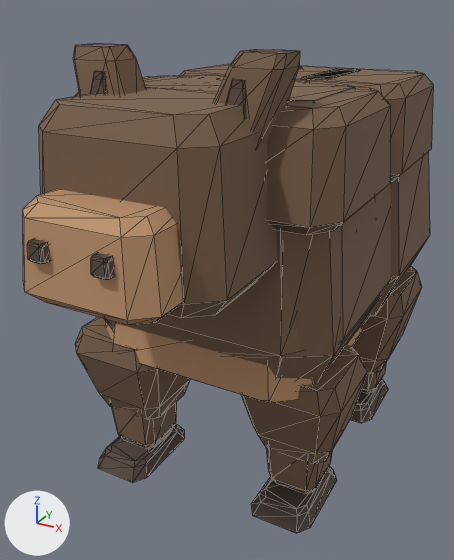
Two versions of the glTF model assets/blockvarlden/actors/bjorn.glb, one commit apart.
The view is the same before and after, from a camera (50 mm lens) standing at (0.87, -1.893, 1.482) and looking at (-0.047, -0.226, 0.648). The lights are fixed; the arrows at lower left show +X, +Y and +Z. The older version comes first. Mesh edges are drawn as thin lines. Vertices at exactly the same position are counted once.

Objects in the first picture: 'bjorn färgytor'.
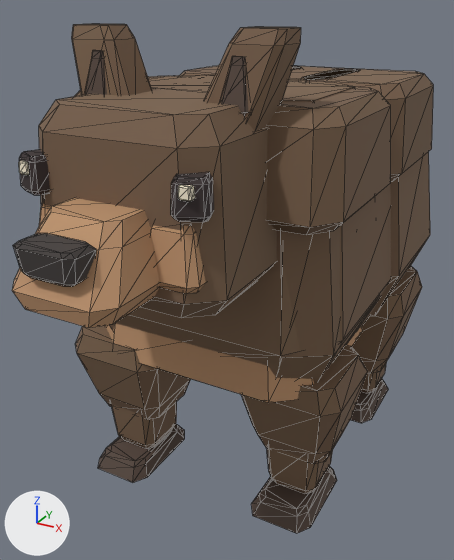
Pixel boxes [x1, y1, x2, y2] of what changed, in the pictures (454 x 560 px; the box of a moved part takes in the faces that stretch with it):
'bjorn färgytor', reshaped
    before: [23, 44, 434, 533]
    after: [12, 24, 434, 533]
part 1 of me_bjorn_skulptur, moved or reshaped
    before: [73, 44, 147, 96]
    after: [72, 24, 152, 96]
part 2 of me_bjorn_skulptur, moved or reshaped
    before: [91, 71, 106, 94]
    after: [85, 50, 107, 95]
part 3 of me_bjorn_skulptur, moved or reshaped
    before: [214, 49, 300, 146]
    after: [204, 27, 301, 131]
part 4 of me_bjorn_skulptur, moved or reshaped
    before: [226, 79, 247, 117]
    after: [221, 56, 249, 116]
part 5 of me_bjorn_skulptur, moved or reshaped (mostly hidden afterwards)
    before: [23, 189, 183, 325]
    after: [39, 200, 51, 226]
part 6 of me_bjorn_skulptur, moved or reshaped (not visible before)
    after: [151, 225, 206, 294]
part 7 of me_bjorn_skulptur, moved or reshaped (not visible before)
    after: [19, 149, 50, 195]
part 8 of me_bjorn_skulptur, moved or reshaped (not visible before)
    after: [19, 160, 29, 175]
part 9 of me_bjorn_skulptur, moved or reshaped (not visible before)
    after: [171, 172, 215, 222]
part 10 of me_bjorn_skulptur, added
    after: [178, 185, 195, 202]
part 11 of me_bjorn_skulptur, added (brown)
    after: [12, 198, 160, 328]
part 12 of me_bjorn_skulptur, built on
    before: [27, 239, 115, 279]
    after: [13, 233, 96, 286]

The change, as a list of edits to the scene's bpy script:
```text
Change me_bjorn_skulptur:
    used by ob_bjorn_färgytor; location = (0.0, 0.0, 0.0)
    remove me_bjorn_skulptur.from_pydata(...)  # 1120 vertices, 2100 faces; spans x -0.45..0.45, y -1.0..0.74, z 0.0..1.39
    add me_bjorn_skulptur.from_pydata(...)  # 1152 vertices, 2160 faces; spans x -0.45..0.45, y -1.07..0.74, z 0.0..1.43
    me_bjorn_skulptur part 1: the loose piece of 32 vertices spanning x -0.29..-0.08, y -0.64..-0.49, z 1.14..1.39 is moved by (0.0, 0.0, 0.05)
    me_bjorn_skulptur part 2: the loose piece of 32 vertices spanning x -0.24..-0.15, y -0.64..-0.56, z 1.2..1.33 is moved by (0.0, 0.0, 0.05)
    me_bjorn_skulptur part 3: the loose piece of 32 vertices spanning x 0.08..0.29, y -0.64..-0.49, z 1.14..1.39 is moved by (0.0, 0.0, 0.05)
    me_bjorn_skulptur part 4: the loose piece of 32 vertices spanning x 0.15..0.24, y -0.64..-0.56, z 1.2..1.33 is moved by (0.0, 0.0, 0.05)
    me_bjorn_skulptur part 5: the loose piece of 32 vertices spanning x -0.19..0.19, y -0.99..-0.64, z 0.86..1.09 is scaled about its middle by (0.356, 0.372, 0.651), then moved by (-0.16, 0.01, 0.01)
    me_bjorn_skulptur part 6: the loose piece of 32 vertices spanning x 0.21..0.24, y -0.78..-0.75, z 1.1..1.13 is scaled about its middle by (4.66, 4.33, 5.09), then moved by (-0.06, -0.03, -0.13)
    me_bjorn_skulptur part 7: the loose piece of 32 vertices spanning x -0.24..-0.21, y -0.78..-0.75, z 1.1..1.13 is turned -21.8 degrees about the z axis through its middle and scaled by 2.86, then moved by (0.01, -0.06, 0.01)
    me_bjorn_skulptur part 8: the loose piece of 32 vertices spanning x -0.25..-0.17, y -0.78..-0.7, z 1.06..1.14 is scaled about its middle by (0.429, 0.313, 0.4), then moved by (0.0, -0.13, 0.04)
    me_bjorn_skulptur part 9: the loose piece of 32 vertices spanning x 0.17..0.25, y -0.78..-0.7, z 1.06..1.14 is turned 21.8 degrees about the z axis through its middle and scaled by 1.1, then moved by (0.0, -0.09, 0.02)
    me_bjorn_skulptur part 10: the loose piece of 32 vertices spanning x 0.21..0.24, y -0.78..-0.75, z 1.1..1.13 is copied, and the copy is moved by (-0.01, -0.1, 0.02); it spans x 0.2..0.23, y -0.88..-0.85, z 1.13..1.16
    me_bjorn_skulptur part 11: a new loose piece of 32 vertices spanning x -0.14..0.14, y -1.06..-0.73, z 0.89..1.08, in mat_bjorn_pigment
    me_bjorn_skulptur part 12
    62 vertices are removed from x -0.11..0.11, y -1.0..-0.95, z 0.98..1.02
    120 faces are deleted
    30 vertices are added at x -0.08..0.08, y -1.07..-0.98, z 0.97..1.05
    60 new faces join them
```
